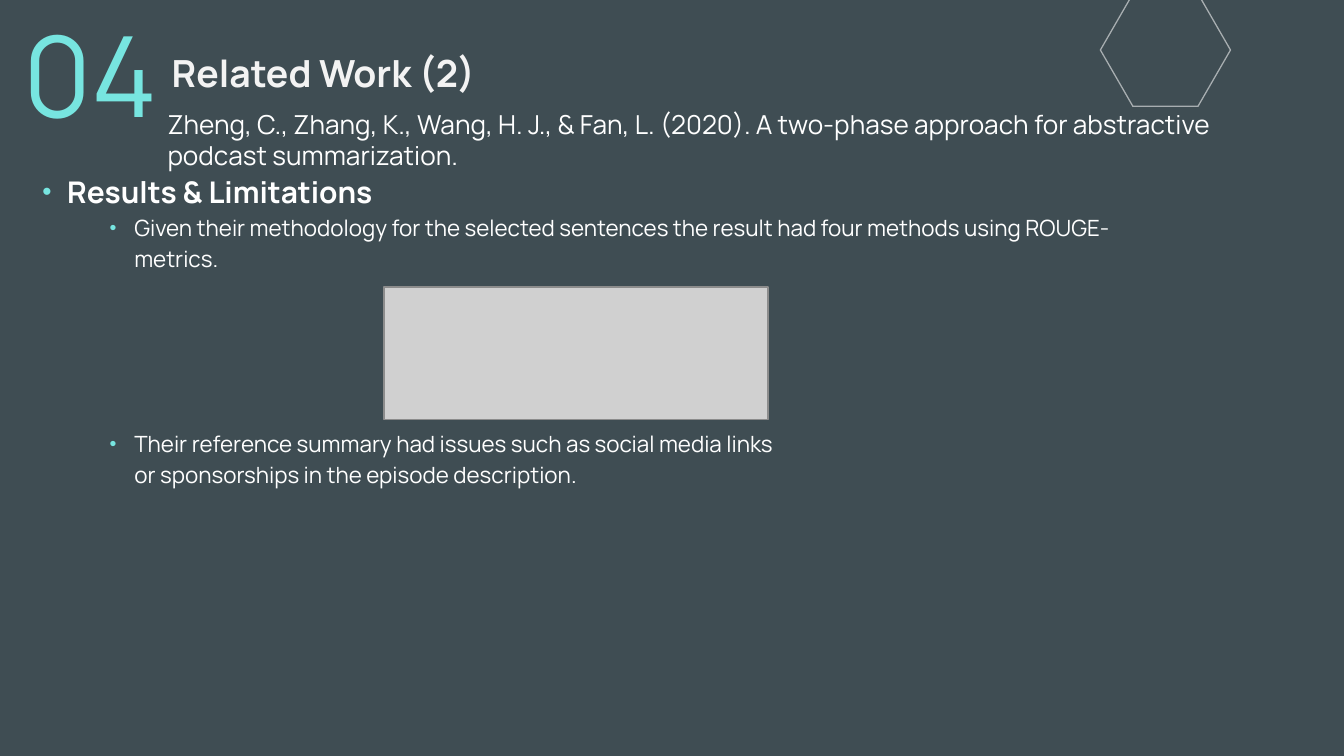
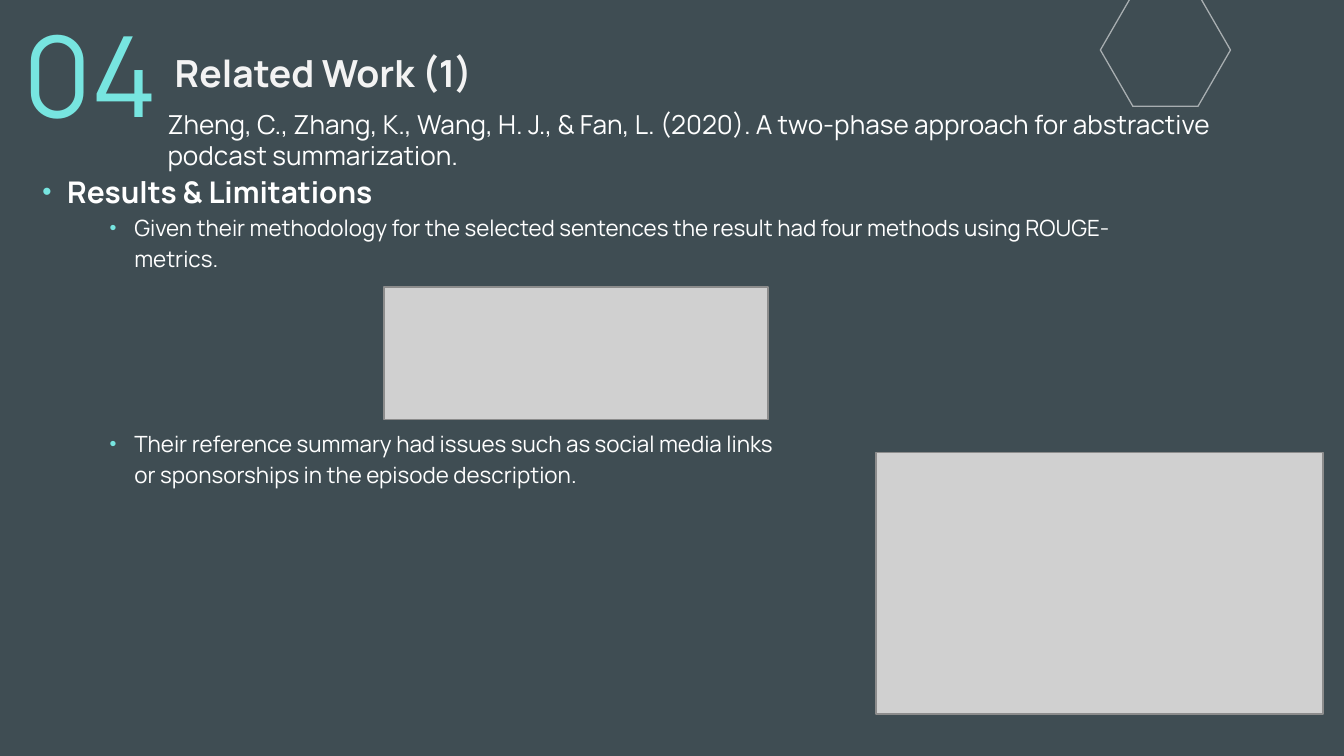
Before and after one commit to Voeii/Podcast-Sum, a slide deck: slide 6 of Prez.pptx (slide 7 before the commit). Drawn at 1344x756 pixels with LibreOffice and Linux fonts; fonts in the diff are those of the drawing; grey boxes stand for pictures. Boxes give left, top, right and bottom in pixels: in the first picture for what was removed or moved away, otherwise in the second. Text is boxed around its words. In the diff, an @@ line names an element or a change of style, - is before the commit and + after.

```diff
--- a/Prez.pptx
+++ b/Prez.pptx
@@ title at bbox=[175, 54, 472, 93]: text changed @@
-Related Work (2)
+Related Work (1)
@@ picture added at bbox=[876, 453, 1324, 715] @@
```
Also in this commit, not shown: 12 other slides changed, 8 slides added, 1 slide removed.
